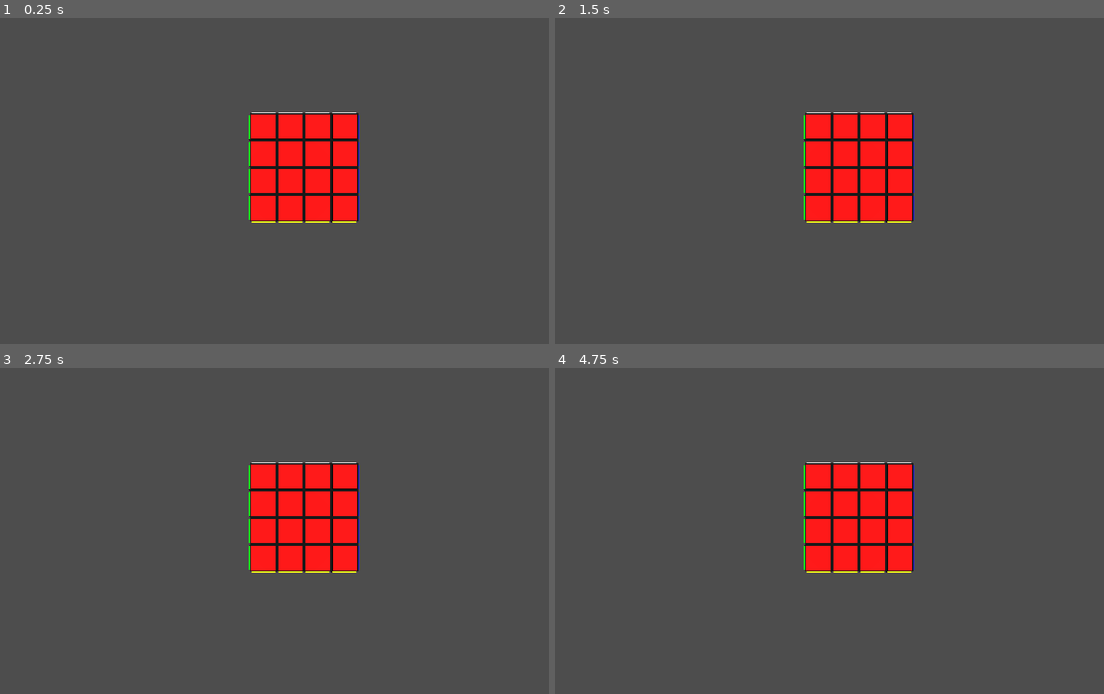
Above: before the commit, frames 1-4 (two rows, left to right).
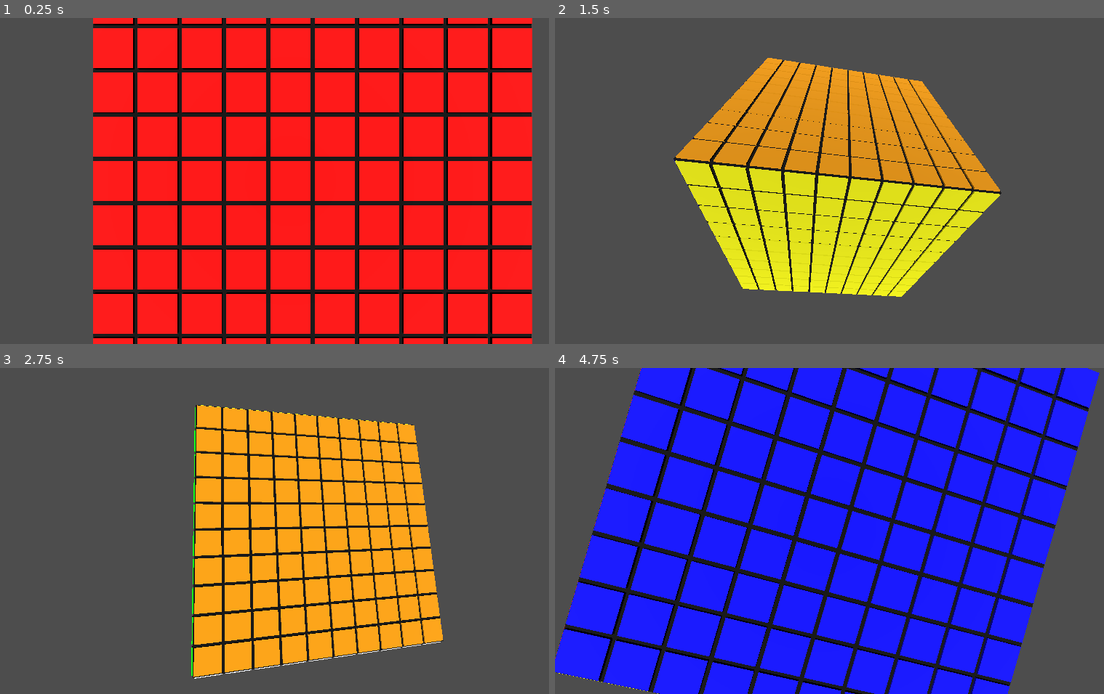
Above: after the commit, the same moments.

Repository: sieradzki/RLCubeSolver-Godot
Game: Godot game, scene res://main.tscn
The game is run twice, just before and just after one commit, with the same random seed, the same clock (stepped at 60 frames per second) and the same inputs.
Inputs (mouse positions are in pixels of both pictures, inside the frame that each line leads up to):
- Up to frame 1 (0.25 s): no input
- Up to frame 2 (1.5 s): tap Enter at 0.5 s; move the mouse to (972, 164) at 0.52 s; hold Right 0.53-1.28 s; hold Z 0.53-1.28 s; click (972, 164) at 0.67 s; tap X at 0.8, 1.35 s; move the mouse to (730, 197) at 1.27 s; hold Down from 1.28 s (still down); click (730, 197) at 1.42 s
- Up to frame 3 (2.75 s): tap Ctrl at 1.55 s; move the mouse to (345, 459) at 2.02 s; release Down at 2.03 s; hold Right from 2.03 s (still down); hold Ctrl from 2.03 s (still down); click (345, 459) at 2.17 s; tap Z at 2.3 s
- Up to frame 4 (4.75 s): move the mouse to (818, 596) at 2.77 s; release Right at 2.78 s; release Ctrl at 2.78 s; hold Up 2.78-3.53 s; tap Z at 2.85, 4.55 s; click (818, 596) at 2.92 s; tap X at 3.05 s; move the mouse to (1021, 579) at 3.52 s; hold X 3.53-4.28 s; hold Left from 3.53 s (still down); click (1021, 579) at 3.67 s; tap Ctrl at 3.8, 4.35 s; move the mouse to (670, 482) at 4.27 s; click (670, 482) at 4.42 s

The runs differ from the first frame. In frame 1, 76% of the frame differs, in the area x 16-97%, y 0-100%; in frame 2, 30%; in frame 3, 32%; in frame 4, 83%, in the area x 0-100%, y 0-100%.

Commit message:
Orbiting Camera

Diff:
--- a/environment/Cube.gd
+++ b/environment/Cube.gd
@@ -16,6 +16,7 @@
 				add_child(cube)
 
 func get_positions(size):
+	# This makes sure the cube is centered on the scene
 	if size % 2 == 0:
 		# If the number is even, the positive side will have +1 pieces
 		return Array(range((-size / 2)+1, size / 2 + 1))
--- /dev/null
+++ b/environment/OrbitingCamera.gd
@@ -0,0 +1,69 @@
+# Taken from https://github.com/andrew-wilkes/cubic/blob/main/scenes/orbiting_camera.gd
+extends Marker3D
+
+signal rotation_complete
+
+@export var ROTATION_SPEED = 0.01
+@export var PANNING_SPEED = 0.05
+@export var ZOOMING_SPEED = 0.05
+
+enum { ROTATING, PANNING, ZOOMING }
+
+var moving = false
+var rotating = false
+var amount
+var from_q
+var to_q
+var speed = 3
+
+func _process(delta):
+	delta *= (speed + 1)
+	var b = transform.basis
+	if (Input.is_key_pressed(KEY_DOWN)):
+		rotate(b.x.normalized(), delta)
+	if (Input.is_key_pressed(KEY_UP)):
+		rotate(b.x.normalized(), -delta)
+	if (Input.is_key_pressed(KEY_RIGHT)):
+		rotate(b.y.normalized(), delta)
+	if (Input.is_key_pressed(KEY_LEFT)):
+		rotate(b.y.normalized(), -delta)
+	if (Input.is_key_pressed(KEY_Z)):
+		$Camera.position.z += delta
+	if (Input.is_key_pressed(KEY_X)):
+		$Camera.position.z -= delta
+	if rotating:
+		transform.basis = Basis(to_q.slerp(from_q, amount / 100.0))
+		amount -= delta * 30
+		if amount < 0.1:
+			transform.basis = Basis(to_q)
+			rotating = false
+			emit_signal("rotation_complete")
+
+
+func _unhandled_input(event):
+	if event is InputEventMouseButton and event.button_index == MOUSE_BUTTON_LEFT:
+		if event.pressed:
+			moving = true
+		else:
+			moving = false
+	if event is InputEventMouseMotion and moving:
+		var mode = ROTATING
+		if Input.is_key_pressed(KEY_CTRL):
+			mode = ZOOMING
+		match mode:
+			ROTATING:
+				var b = transform.basis
+				rotate(b.x.normalized(), event.relative.y * ROTATION_SPEED)
+				rotate(b.y.normalized(), event.relative.x * ROTATION_SPEED)
+			ZOOMING:
+				$Camera.position.z += event.relative.y * ZOOMING_SPEED
+
+
+func rotate_to_face(vec: Vector2):
+	rotating = true
+	amount = 100.0
+	from_q = Quaternion(transform.basis.orthonormalized())
+	var node = Node3D.new()
+	node.rotate_x(PI/2 * vec.x)
+	node.rotate_y(PI/2 * vec.y)
+	to_q = Quaternion(node.transform.basis)
--- a/environment/main.tscn
+++ b/environment/main.tscn
@@ -1,15 +1,21 @@
-[gd_scene load_steps=3 format=3 uid="uid://bif0ot287s72t"]
+[gd_scene load_steps=4 format=3 uid="uid://bif0ot287s72t"]
 
 [ext_resource type="Script" path="res://Main.gd" id="1_fcgcq"]
-[ext_resource type="PackedScene" path="res://Cube.tscn" id="2_3cfxh"]
+[ext_resource type="PackedScene" uid="uid://dim1ykmdedp6" path="res://Cube.tscn" id="2_3cfxh"]
+[ext_resource type="Script" path="res://OrbitingCamera.gd" id="3_5qply"]
 
 [node name="Main" type="Node3D"]
 script = ExtResource("1_fcgcq")
 
 [node name="Cube" parent="." instance=ExtResource("2_3cfxh")]
-size = 4
+size = 10
 
-[node name="Camera3D" type="Camera3D" parent="."]
+[node name="Pivot" type="Marker3D" parent="Cube"]
+unique_name_in_owner = true
+gizmo_extents = 0.5
+script = ExtResource("3_5qply")
+
+[node name="Camera" type="Camera3D" parent="Cube/Pivot"]
 transform = Transform3D(1, 0, 0, 0, 1, 0, 0, 0, 1, 0, 0, 10.352)
 
-[node name="DirectionalLight3D" type="DirectionalLight3D" parent="Camera3D"]
+[node name="DirectionalLight3D" type="DirectionalLight3D" parent="Cube/Pivot/Camera"]
